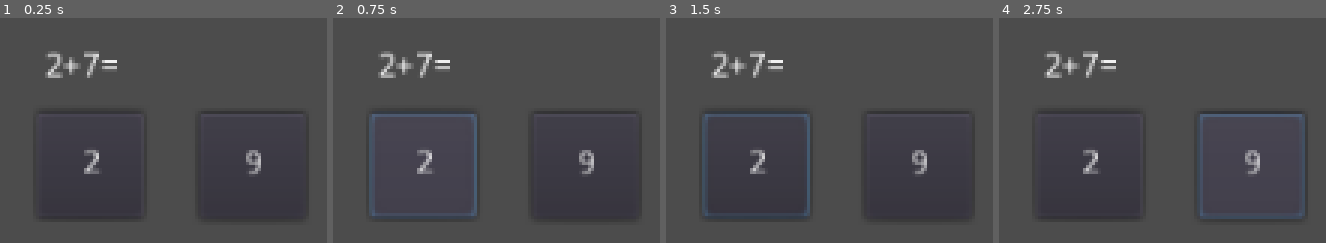
Above: before the commit, frames 1-4 (left to right).
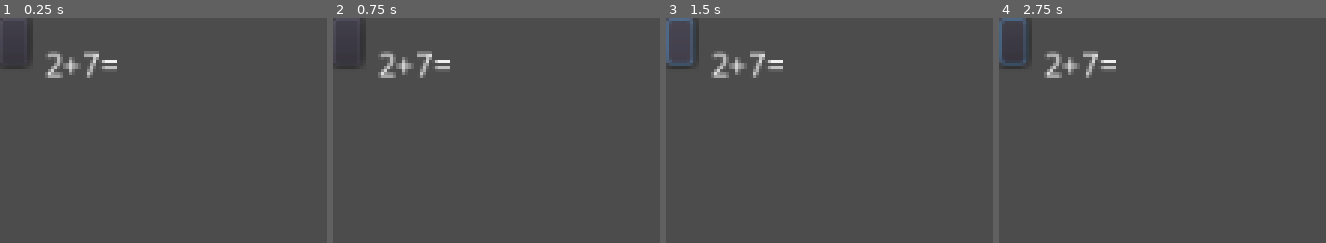
Above: after the commit, the same moments.

Repository: greenbas/obfuscape
Game: Godot game, scene res://src/Elements/Arithmetic_Game.tscn
Same seed, same stepped clock (60 frames per second), same inputs: the game is played once before the commit and once after it. This scene is started directly instead of the project's main scene.
Inputs (mouse positions are in pixels of both pictures, inside the frame that each line leads up to):
- Up to frame 1 (0.25 s): no input
- Up to frame 2 (0.75 s): click (424, 166) at 0.5 s, where only the run before the commit has a clickable "2"
- Up to frame 3 (1.5 s): click (679, 40) at 1.27 s
- Up to frame 4 (2.75 s): click (1250, 166) at 2 s, where only the run before the commit has a clickable "9"

The runs differ from the first frame. In frame 1, 1.4% of the frame differs, in the area x 1-88%, y 6-90%; in frame 2, 2.0%; in frame 3, 3.0%, in the area x 0-88%, y 0-90%; in frame 4, 2.4%.
Error after the commit: Invalid set index 'text' (on base: 'null instance') with value of type 'String'. (res://src/Elements/Arithmetic_Game.gd:28)

Commit message:
code cleanup

Diff:
--- a/NumberButton.gd
+++ b/NumberButton.gd
@@ -1,23 +1,25 @@
-extends Node2D
+extends Button
 
-onready var TextLabel = get_node("Button/number")
-onready var Btn = get_node("Button")
-export var isDesiredResult = false
+var correctness : bool setget set_correctness,get_correctness
 # Declare member variables here. Examples:
 # var a = 2
 # var b = "text"
+
+func set_correctness(val : bool):
+	correctness = val;
+
+func get_correctness() -> bool:
+	return correctness
 
 signal answer_ready(value)
 
 # Called when the node enters the scene tree for the first time.
 func _ready():
-	TextLabel.text = "3"
-	Btn.connect("pressed",self,"_button_pressed")
-	print(TextLabel)
+	self.connect("pressed",self,"_button_pressed")
 
 
 func _button_pressed():
-	emit_signal("answer_ready",isDesiredResult)
+	emit_signal("answer_ready",correctness)
 
 # Called every frame. 'delta' is the elapsed time since the previous frame.
 #func _process(delta):
--- a/project.godot
+++ b/project.godot
@@ -13,9 +13,15 @@
 "class": "Game",
 "language": "GDScript",
 "path": "res://src/Games/Game.gd"
+}, {
+"base": "Node",
+"class": "QueryGenerator",
+"language": "GDScript",
+"path": "res://src/Elements/QueryGeneratorTemplate.gd"
 } ]
 _global_script_class_icons={
-"Game": ""
+"Game": "",
+"QueryGenerator": ""
 }
 
 [application]
@@ -26,7 +32,6 @@
 
 [autoload]
 
-GameData="res://src/GameData.tscn"
 globals="*res://src/globals.gd"
 
 [rendering]
--- a/src/Elements/NumberButton.tscn
+++ b/src/Elements/NumberButton.tscn
@@ -2,31 +2,8 @@
 
 [ext_resource path="res://NumberButton.gd" type="Script" id=1]
 
-[node name="NumberButton" type="Node2D"]
+[node name="NumberButton" type="Button"]
 script = ExtResource( 1 )
-
-[node name="Button" type="Button" parent="."]
-margin_right = 45.0
-margin_bottom = 45.0
 __meta__ = {
 "_edit_use_anchors_": false
 }
-
-[node name="number" type="Label" parent="Button"]
-anchor_left = 0.5
-anchor_top = 0.5
-anchor_right = 0.5
-anchor_bottom = 0.5
-margin_left = -20.0
-margin_top = -19.5
-margin_right = 20.0
-margin_bottom = 19.5
-grow_horizontal = 2
-grow_vertical = 2
-size_flags_horizontal = 3
-size_flags_vertical = 6
-align = 1
-valign = 1
-__meta__ = {
-"_edit_use_anchors_": false
-}
